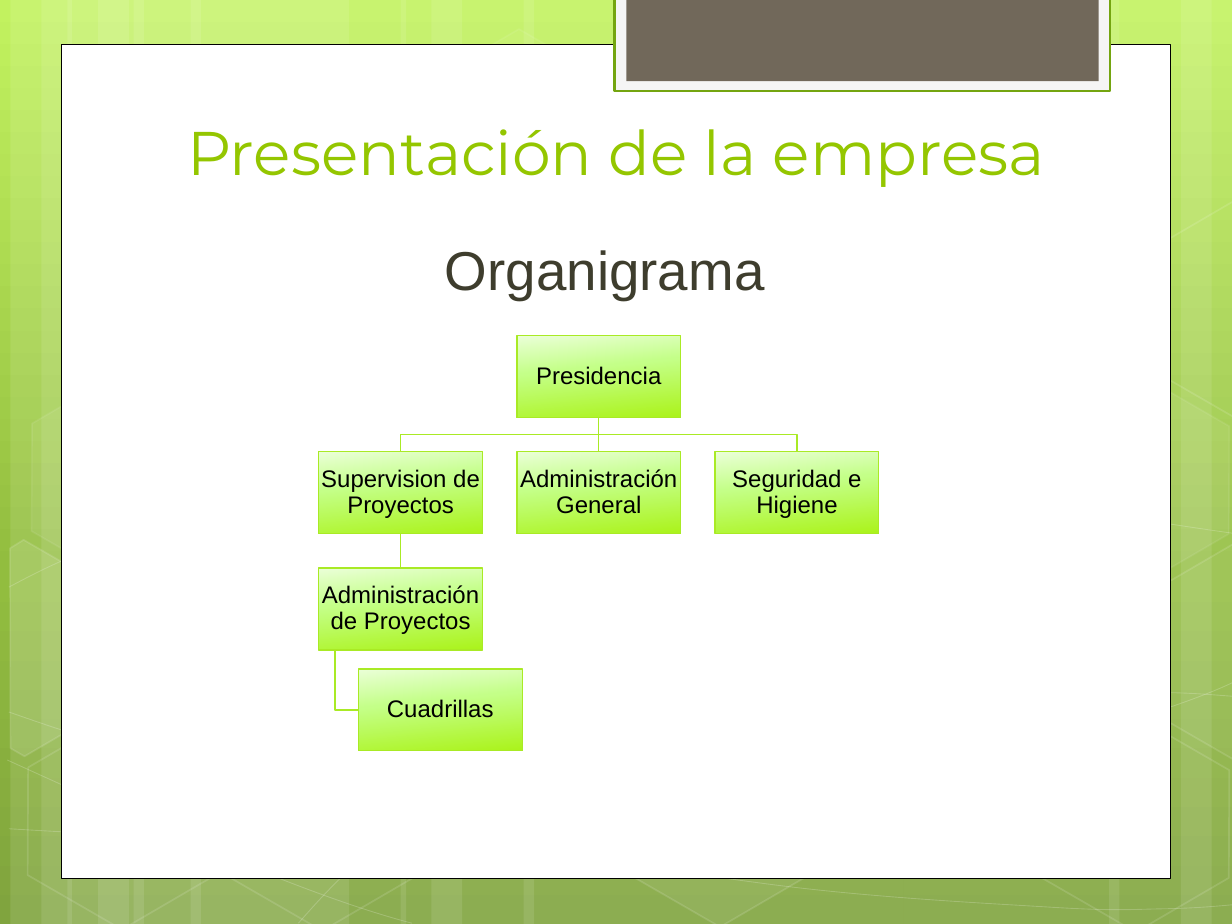
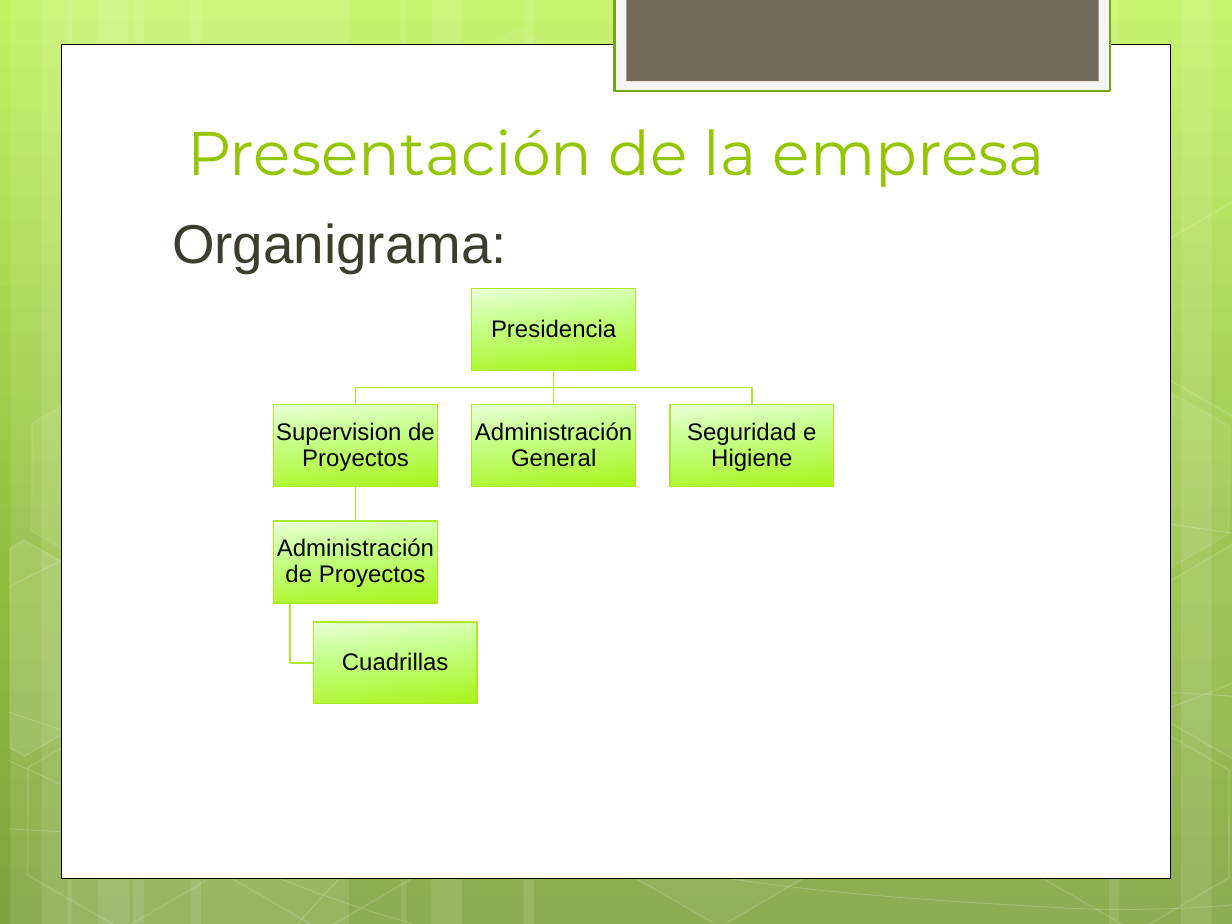
Before and after one commit to ptissera/habilitacion-profesional-2012-4k4, a slide deck: slide 6 of Documentacion/Informe Preliminar/Presentacion Informe Preliminar.pptx. Drawn at 1232x924 pixels with LibreOffice and Linux fonts; fonts in the diff are those of the drawing. Boxes give left, top, right and bottom in pixels: in the first picture for what was removed or moved away, otherwise in the second. Text is boxed around its words. In the diff, an @@ line names an element or a change of style, - is before the commit and + after.

```diff
--- a/Documentacion/Informe Preliminar/Presentacion Informe Preliminar.pptx
+++ b/Documentacion/Informe Preliminar/Presentacion Informe Preliminar.pptx
@@ text at (x1=172, y1=223, x2=507, y2=272): text changed @@
-Organigrama
+Organigrama:
@@ 6 texts, 4 rectangles, 4 freeform shapes moved together from (x1=319, y1=335, x2=878, y2=718) to (x1=274, y1=288, x2=834, y2=671) @@
@@ rectangle moved from (x1=359, y1=669, x2=522, y2=750) to (x1=274, y1=521, x2=437, y2=602) @@
@@ freeform shape moved from (x1=335, y1=650, x2=359, y2=711) to (x1=290, y1=602, x2=313, y2=663) @@
@@ rectangle moved from (x1=319, y1=568, x2=483, y2=649) to (x1=313, y1=622, x2=477, y2=703) @@
```
Also in this commit, not shown: 4 other slides changed.
